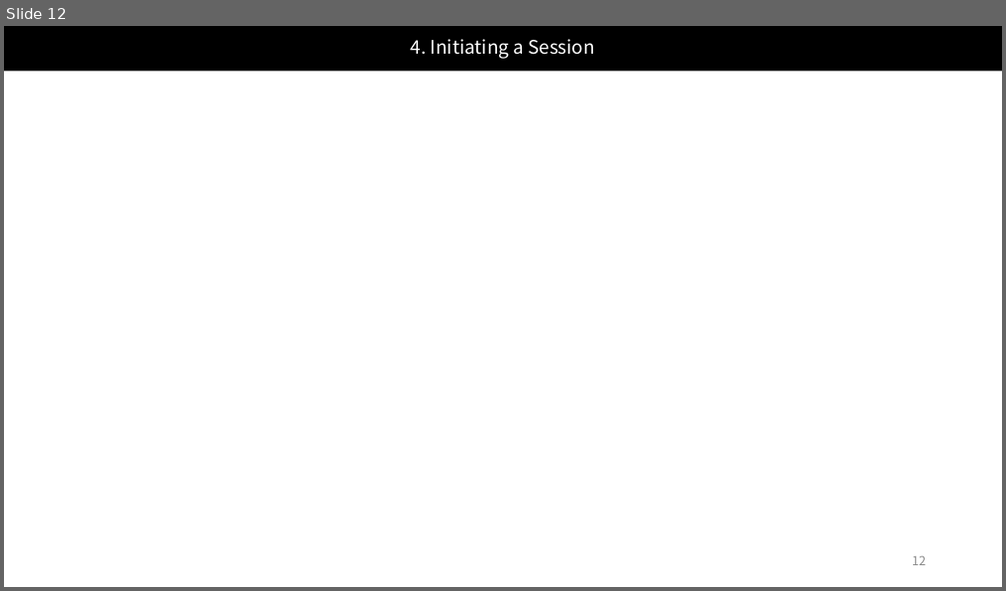
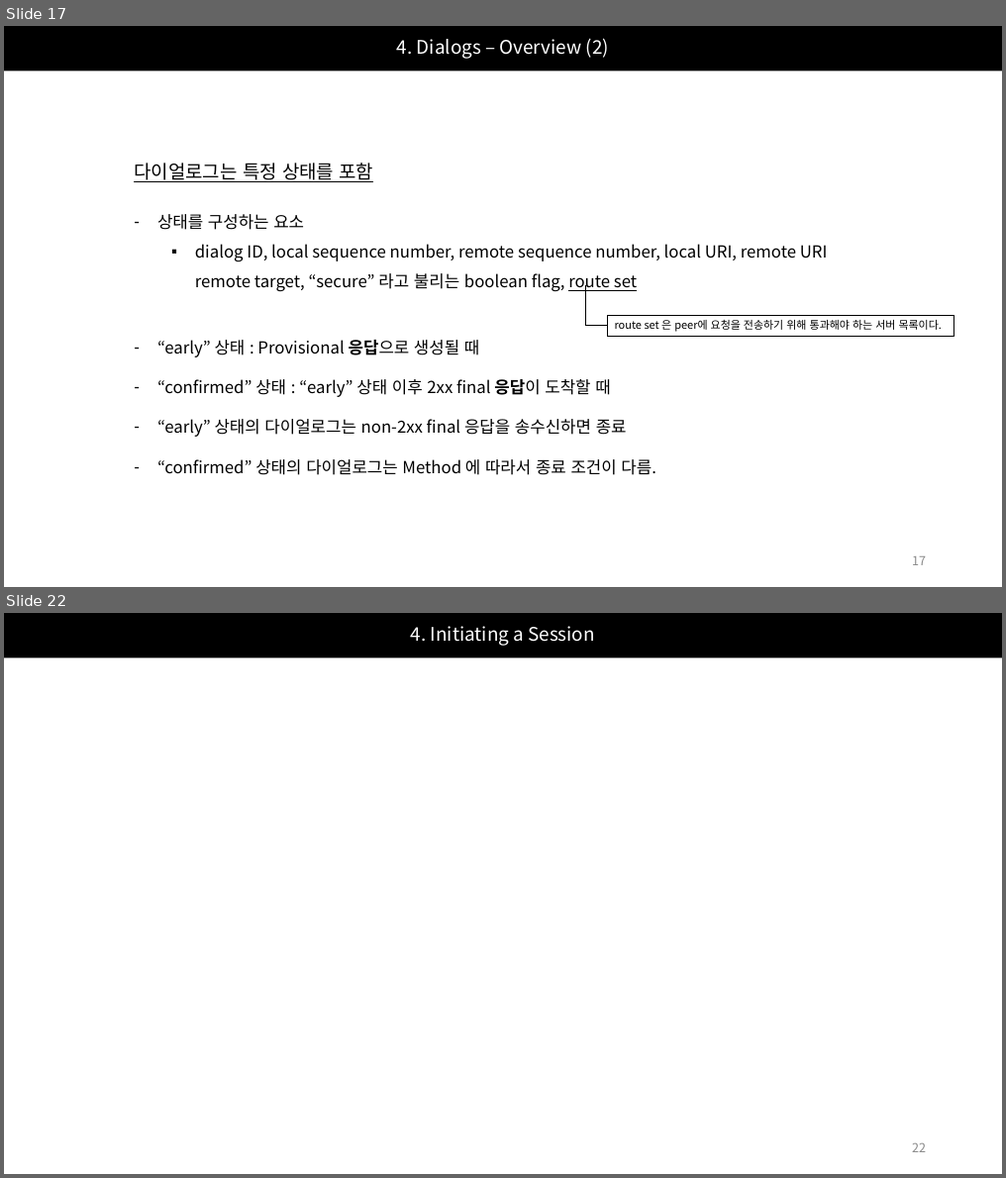
Before and after one commit to Epsilonely/SIP-Survey, a slide deck: 세미나 2차.pptx. Shown one above the other, each under a label of ours: slide 12 before the commit, slides 17 and 22 after it; the slides between them are not shown. The pictures are 1006x591 and 1006x1178 pixels, drawn with LibreOffice and Linux fonts; fonts in the diff are those of the drawing. Boxes give left, top, right and bottom in pixels: in the first picture for what was removed or moved away, otherwise in the second. Text is boxed around its words. In the diff, an @@ line names an element or a change of style, - is before the commit and + after.

```diff
--- a/세미나 2차.pptx
+++ b/세미나 2차.pptx
@@ slide 17 added at [4,26,1002,587], background #FFFFFF @@
@@ title added at [4,26,1002,71], fill #000000, 18 pt, text #FFFFFF @@
+4. Dialogs – Overview (2)
@@ text added at [134,163,828,475], 16 pt, text #000000 @@
+다이얼로그는 특정 상태를 포함
+– 상태를 구성하는 요소
+  ▪ dialog ID, local sequence number, remote sequence number, local URI, remote URI
+    remote target, “secure” 라고 불리는 boolean flag, route set
+– “early” 상태 : Provisional 응답으로 생성될 때
+– “confirmed” 상태 : “early” 상태 이후 2xx final 응답이 도착할 때
+– “early” 상태의 다이얼로그는 non-2xx final 응답을 송수신하면 종료
+– “confirmed” 상태의 다이얼로그는 Method 에 따라서 종료 조건이 다름.
@@ elbow line added from (585, 285) to (607, 325), #000000 0.5 pt @@
@@ rectangle added at [607,315,954,336], fill #FFFFFF, outline #000000 0.75 pt, 10.5 pt, text #000000 @@
+route set 은 peer에 요청을 전송하기 위해 통과해야 하는 서버 목록이다.
@@ page number added at [912,557,926,566], 12 pt, text #8C8C8C @@
+17
@@ what was slide 12 is now slide 22 @@
@@ page number at [912,1144,926,1153]: text changed @@
-12
+22
```
Also in this commit, not shown: 5 slides changed, 10 other slides added, 1 slide removed.
